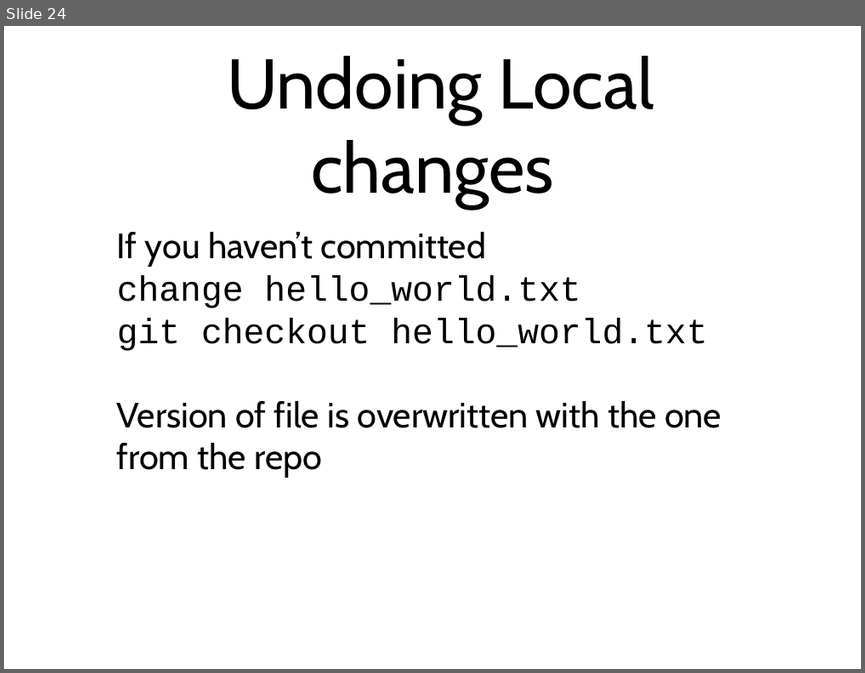
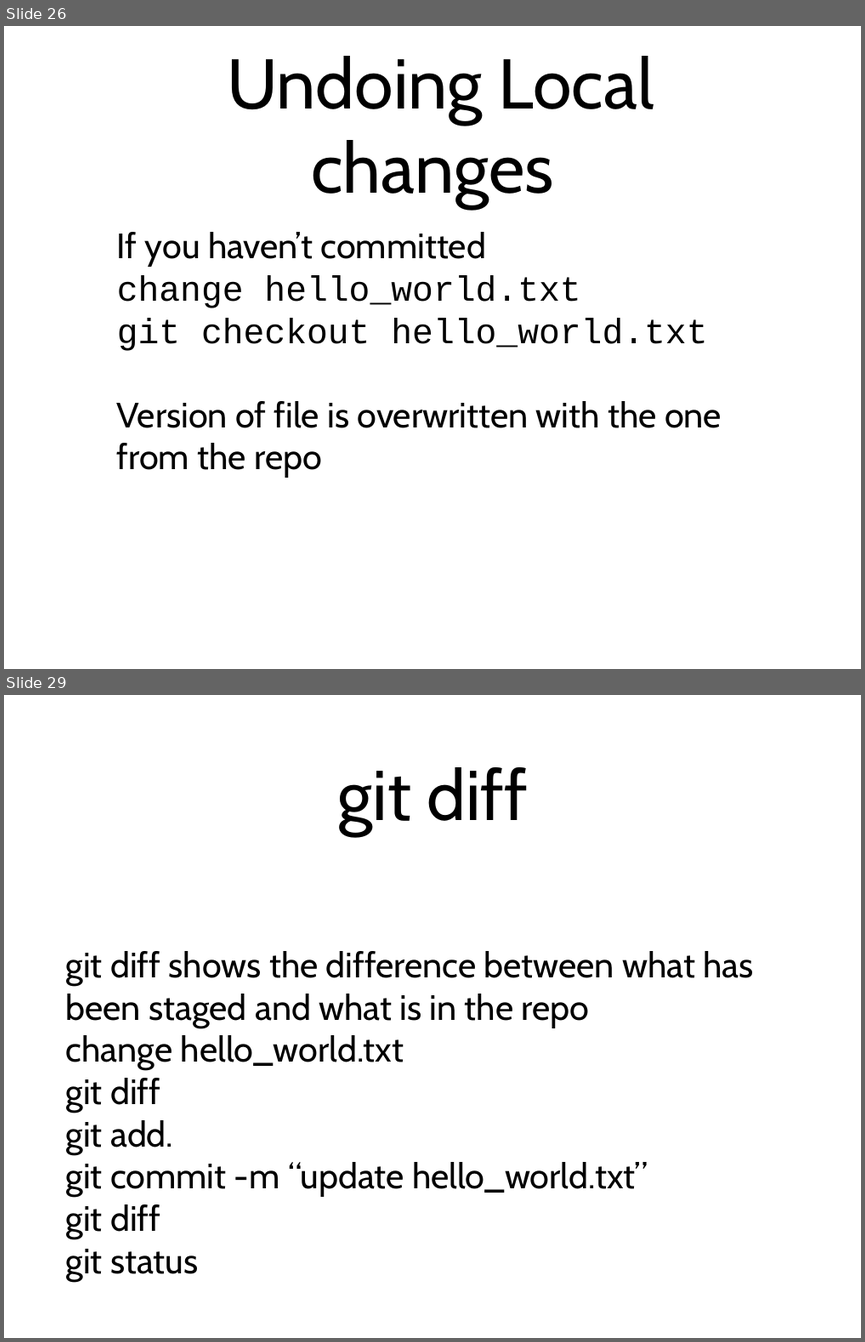
Before and after one commit to kmoir/Git-tutorial, a slide deck: GitParty.odp. Shown one above the other, each under a label of ours: slide 24 before the commit, slides 26 and 29 after it; the slides between them are not shown. The pictures are 865x673 and 865x1342 pixels, drawn with LibreOffice and Linux fonts; fonts in the diff are those of the drawing. Boxes give left, top, right and bottom in pixels: in the first picture for what was removed or moved away, otherwise in the second. Text is boxed around its words. In the diff, an @@ line names an element or a change of style, - is before the commit and + after.

```diff
--- a/GitParty.odp
+++ b/GitParty.odp
@@ slide 29 added at [4, 695, 861, 1338], background #FFFFFF @@
@@ title added at [337, 767, 528, 834], 84 pt, text #000000 @@
+git diff
@@ text added at [66, 951, 753, 1281], 42 pt, text #000000 @@
+git diff shows the difference between what has been staged and what is in the repo
+change hello_world.txt
+git diff
+git add.
+git commit -m “update hello_world.txt”
+git diff
+git status
@@ what was slide 24 is now slide 26 @@
```
Also in this commit, not shown: 5 slides changed, 4 other slides added, 3 other files.
